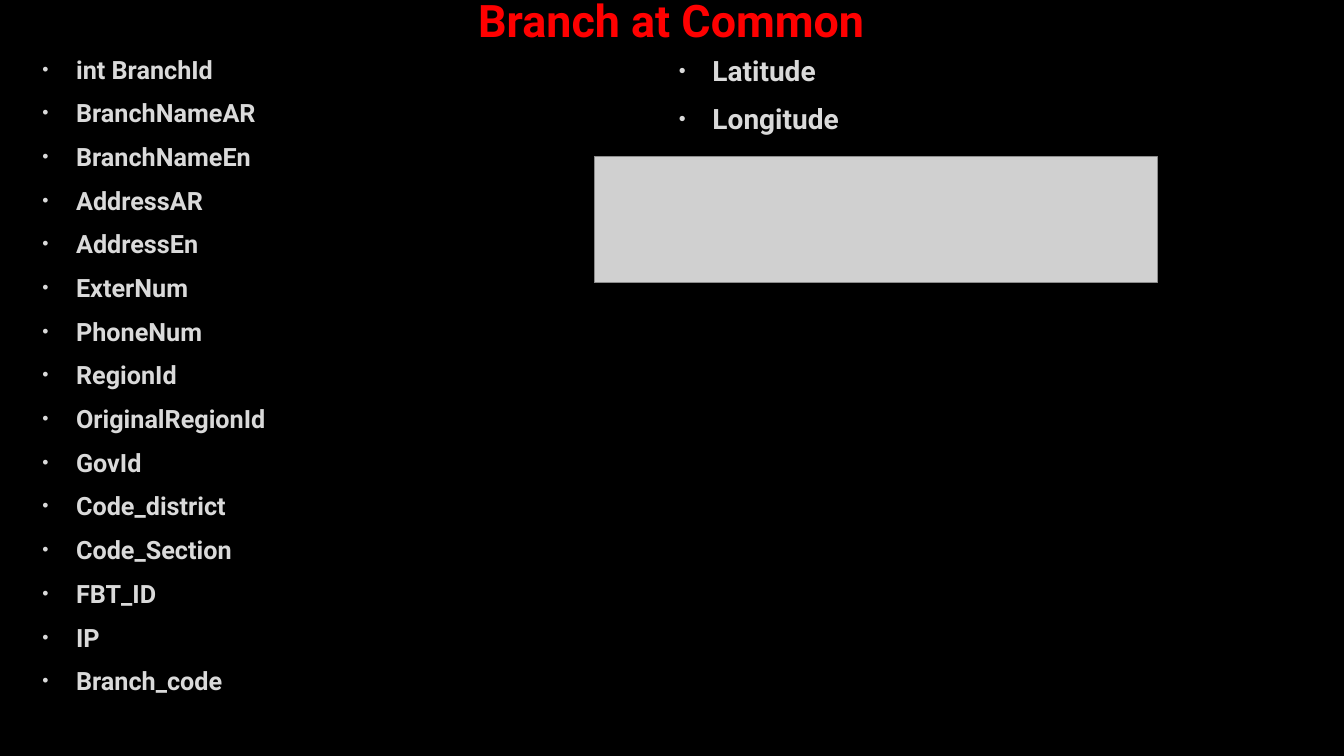
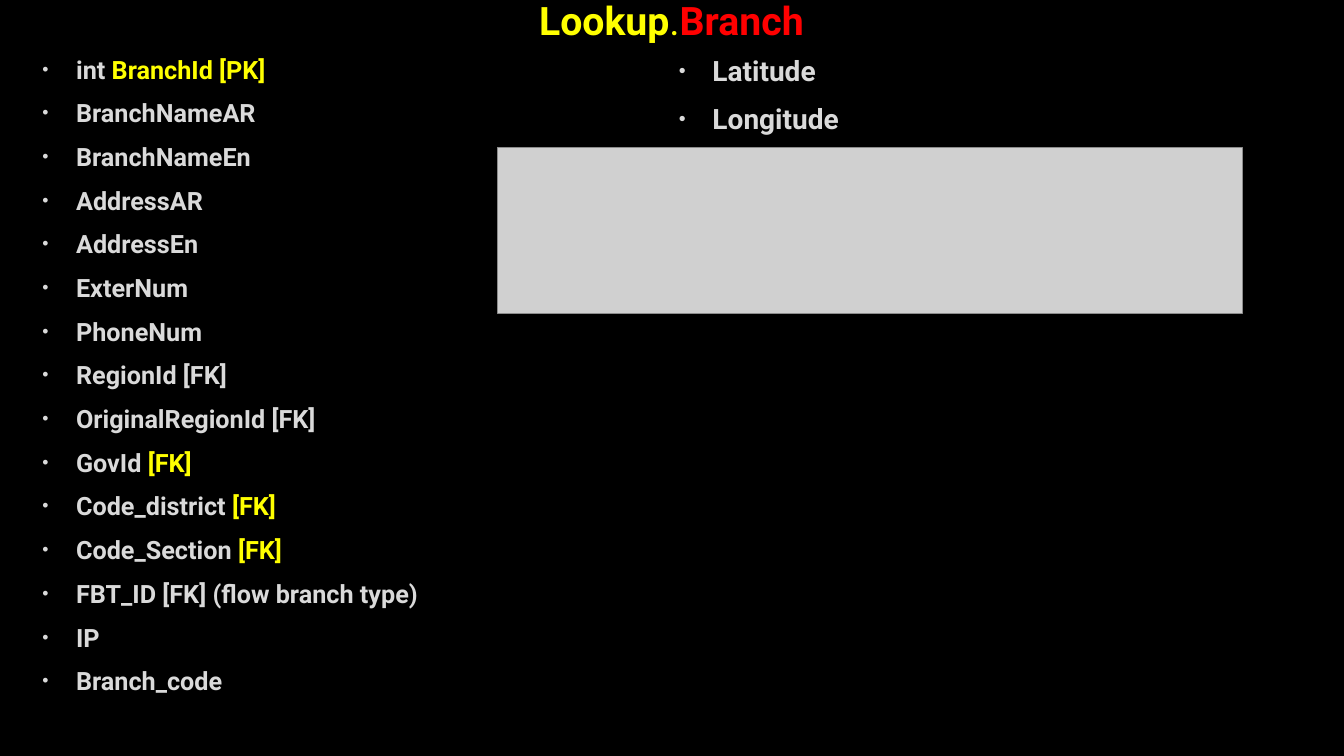
Before and after one commit to AhmedMohamedSamir1/Summary, a slide deck: slide 21 of Dot Net/Business.pptx (slide 17 before the commit). Drawn at 1344x756 pixels with LibreOffice and Linux fonts; fonts in the diff are those of the drawing; grey boxes stand for pictures; background and template pictures are left out. Boxes give left, top, right and bottom in pixels: in the first picture for what was removed or moved away, otherwise in the second. Text is boxed around its words. In the diff, an @@ line names an element or a change of style, - is before the commit and + after.

```diff
--- a/Dot Net/Business.pptx
+++ b/Dot Net/Business.pptx
@@ title at (539, 5, 804, 43): text changed; size 32 to 28 pt; text colour #FF0000 to #FFFF00 @@
-Branch at Common
+Lookup.Branch
@@ text at (76, 58, 265, 84): text changed; text colour #DADADA to #FFFF00 @@
-• int BranchId
+• int BranchId [PK]
@@ picture: place and size @@
-picture at (595, 157, 1157, 283)
+picture at (498, 147, 1242, 314)
@@ text at (76, 363, 418, 609): text changed @@
-• RegionId
-• OriginalRegionId
-• GovId
-• Code_district
-• Code_Section
-• FBT_ID
+• RegionId [FK]
+• OriginalRegionId [FK]
+• GovId [FK]
+• Code_district [FK]
+• Code_Section [FK]
+• FBT_ID [FK] (flow branch type)
```
Also in this commit, not shown: 11 other slides changed, 27 slides added, 1 slide removed, 4 other files.
